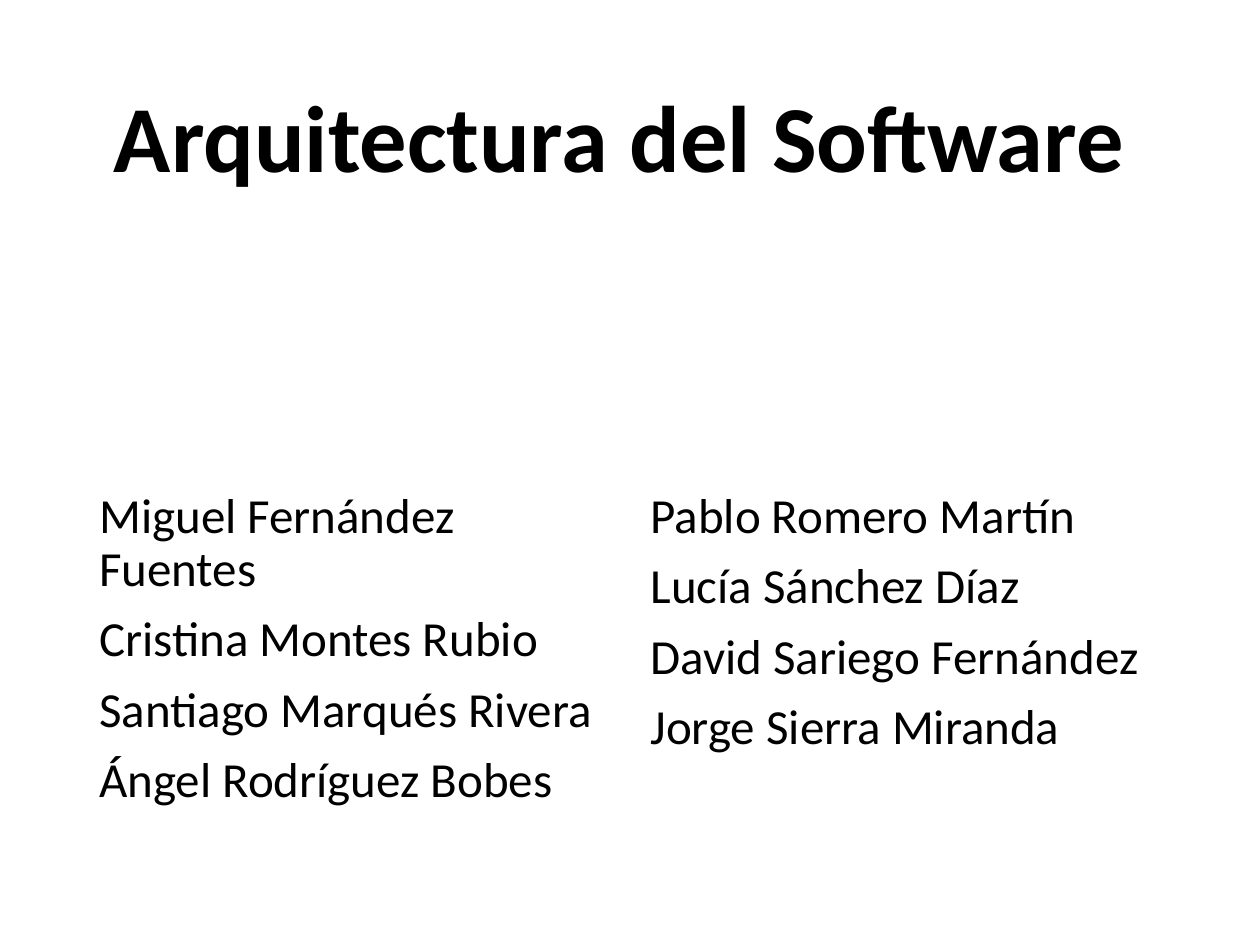
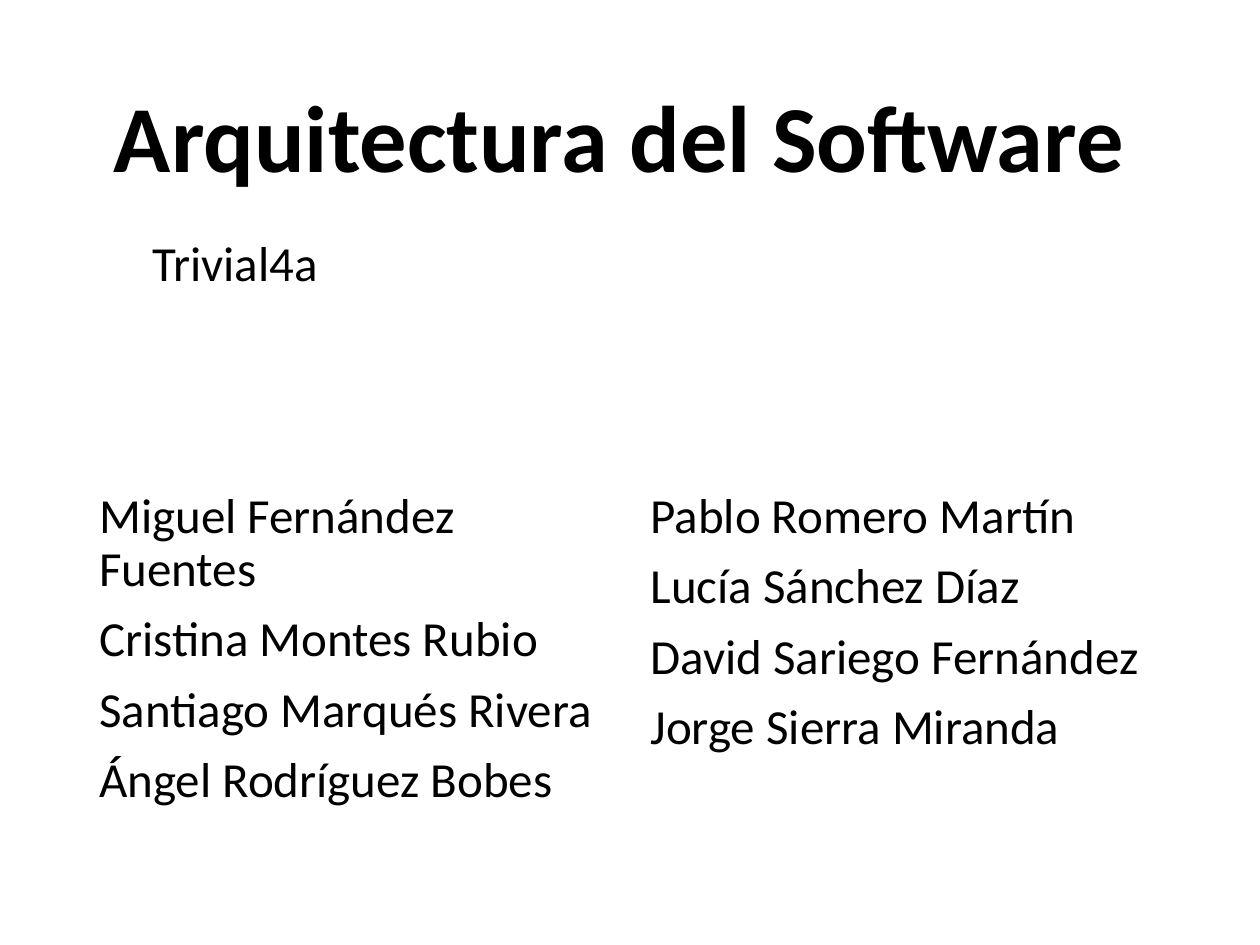
Before and after one commit to Arquisoft/Trivial4a, a slide deck: slide 1 of DOCUMENTACION/Documentación_entrega_final/Arquitectura del Software.pptx. Drawn at 1260x945 pixels with LibreOffice and Linux fonts; fonts in the diff are those of the drawing. Boxes give left, top, right and bottom in pixels: in the first picture for what was removed or moved away, otherwise in the second. Text is boxed around its words. In the diff, an @@ line names an element or a change of style, - is before the commit and + after.

```diff
--- a/DOCUMENTACION/Documentación_entrega_final/Arquitectura del Software.pptx
+++ b/DOCUMENTACION/Documentación_entrega_final/Arquitectura del Software.pptx
@@ text added at [153,247,318,282], 28 pt, text #000000 @@
+Trivial4a
```
Also in this commit, not shown: 1 other slide changed, 1 slide added.
